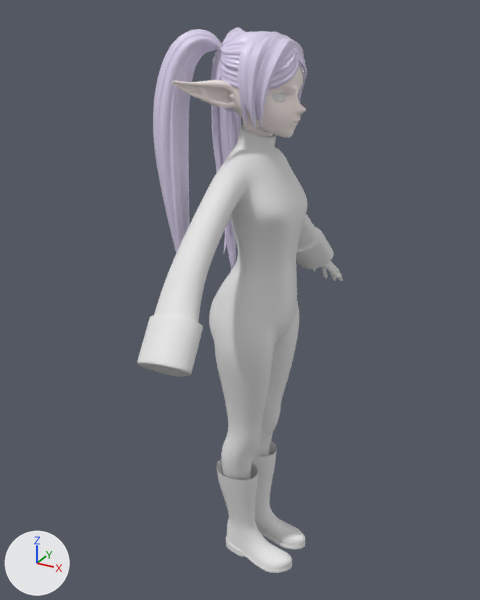
The Blender file Blender/frieren_14.blend, before and after one commit.
Rendered twice from a camera (50 mm lens) standing at (0.784, -1.547, 1.647) and looking at (-0.088, 0.039, 0.854). Lighting does not change. The marker at lower left points along +X, +Y and +Z.
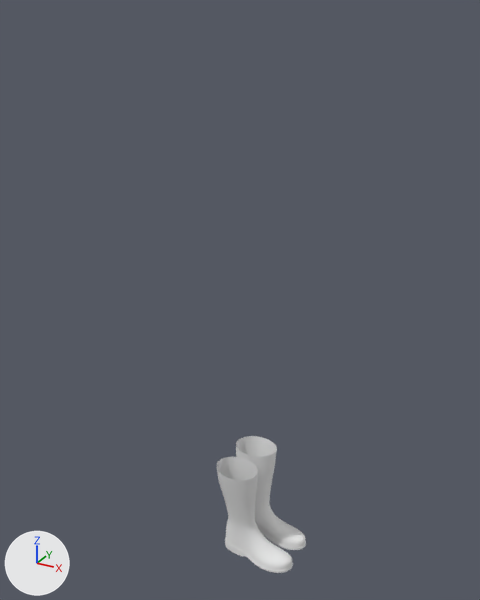
Boxes [x1, y1, x2, y2] around the edits, measured in the pictures (480 x 600 px):
```json
{"object": "Cylinder", "change": "hidden", "before": [137, 125, 334, 480]}
{"object": "NurbsPath.002", "change": "hidden", "before": [153, 27, 245, 270]}
{"object": "Cube", "change": "hidden", "before": [172, 65, 306, 138]}
{"object": "NurbsPath.004", "change": "hidden", "before": [238, 32, 283, 121]}
{"object": "NurbsPath.032", "change": "hidden", "before": [170, 50, 241, 265]}
{"object": "NurbsPath.003", "change": "hidden", "before": [220, 49, 299, 90]}
{"object": "NurbsPath.029", "change": "hidden", "before": [248, 35, 276, 132]}
{"object": "NurbsPath.033", "change": "hidden", "before": [212, 105, 230, 255]}
{"object": "NurbsPath.026", "change": "hidden", "before": [260, 38, 291, 128]}
{"object": "NurbsPath.031", "change": "hidden", "before": [228, 111, 235, 267]}
{"object": "NurbsPath.010", "change": "hidden", "before": [220, 37, 249, 55]}
{"object": "NurbsPath.006", "change": "hidden", "before": [219, 47, 291, 70]}
{"object": "Hand  - Realistic", "change": "hidden", "before": [313, 261, 343, 281]}
{"object": "NurbsPath.022", "change": "hidden", "before": [212, 50, 234, 112]}
{"object": "NurbsPath", "change": "hidden", "before": [291, 48, 307, 78]}
{"object": "NurbsPath.024", "change": "hidden", "before": [285, 38, 304, 103]}
{"object": "Cube.002", "change": "hidden", "before": [272, 92, 285, 103]}
{"object": "NurbsPath.027", "change": "hidden", "before": [239, 91, 247, 123]}
{"object": "NurbsPath.009", "change": "hidden", "before": [221, 32, 257, 45]}
{"object": "NurbsPath.018", "change": "hidden", "before": [222, 32, 247, 44]}
{"object": "NurbsPath.030", "change": "hidden", "before": [298, 62, 305, 89]}
{"object": "NurbsPath.001", "change": "hidden", "before": [270, 32, 289, 38]}
{"object": "NurbsPath.016", "change": "hidden", "before": [211, 55, 217, 80]}
{"object": "NurbsPath.014", "change": "hidden", "before": [213, 51, 217, 62]}
{"object": "NurbsPath.005", "change": "hidden", "before": [290, 46, 299, 50]}
```

Edits to the scene script, one JSON object a line:
```json
{"op": "add", "block": "ob_cube", "code": "ob_cube.hide_set(True)  # its collection is switched off"}
{"op": "add", "block": "ob_cube_002", "code": "ob_cube_002.hide_set(True)  # its collection is switched off"}
{"op": "add", "block": "ob_béziercircle_001", "code": "ob_béziercircle_001.hide_set(True)  # its collection is switched off"}
{"op": "add", "block": "ob_béziercircle_002", "code": "ob_béziercircle_002.hide_set(True)  # its collection is switched off"}
{"op": "add", "block": "ob_nurbspath", "code": "ob_nurbspath.hide_set(True)  # its collection is switched off"}
{"op": "add", "block": "ob_nurbspath_001", "code": "ob_nurbspath_001.hide_set(True)  # its collection is switched off"}
{"op": "add", "block": "ob_nurbspath_002", "code": "ob_nurbspath_002.hide_set(True)  # its collection is switched off"}
{"op": "add", "block": "ob_nurbspath_004", "code": "ob_nurbspath_004.hide_set(True)  # its collection is switched off"}
{"op": "add", "block": "ob_nurbspath_006", "code": "ob_nurbspath_006.hide_set(True)  # its collection is switched off"}
{"op": "add", "block": "ob_nurbspath_003", "code": "ob_nurbspath_003.hide_set(True)  # its collection is switched off"}
{"op": "add", "block": "ob_nurbspath_009", "code": "ob_nurbspath_009.hide_set(True)  # its collection is switched off"}
{"op": "add", "block": "ob_nurbspath_010", "code": "ob_nurbspath_010.hide_set(True)  # its collection is switched off"}
{"op": "add", "block": "ob_nurbspath_018", "code": "ob_nurbspath_018.hide_set(True)  # its collection is switched off"}
{"op": "add", "block": "ob_nurbspath_022", "code": "ob_nurbspath_022.hide_set(True)  # its collection is switched off"}
{"op": "add", "block": "ob_béziercircle", "code": "ob_béziercircle.hide_set(True)  # its collection is switched off"}
{"op": "add", "block": "ob_béziercircle_003", "code": "ob_béziercircle_003.hide_set(True)  # its collection is switched off"}
{"op": "add", "block": "ob_nurbspath_024", "code": "ob_nurbspath_024.hide_set(True)  # its collection is switched off"}
{"op": "add", "block": "ob_nurbspath_026", "code": "ob_nurbspath_026.hide_set(True)  # its collection is switched off"}
{"op": "add", "block": "ob_nurbspath_027", "code": "ob_nurbspath_027.hide_set(True)  # its collection is switched off"}
{"op": "add", "block": "ob_nurbspath_029", "code": "ob_nurbspath_029.hide_set(True)  # its collection is switched off"}
{"op": "add", "block": "ob_nurbspath_030", "code": "ob_nurbspath_030.hide_set(True)  # its collection is switched off"}
{"op": "add", "block": "ob_nurbspath_031", "code": "ob_nurbspath_031.hide_set(True)  # its collection is switched off"}
{"op": "add", "block": "ob_nurbspath_032", "code": "ob_nurbspath_032.hide_set(True)  # its collection is switched off"}
{"op": "add", "block": "ob_nurbspath_033", "code": "ob_nurbspath_033.hide_set(True)  # its collection is switched off"}
{"op": "add", "block": "ob_cylinder", "code": "ob_cylinder.hide_set(True)  # its collection is switched off"}
{"op": "add", "block": "ob_hand____realistic", "code": "ob_hand____realistic.hide_set(True)  # its collection is switched off"}
```
